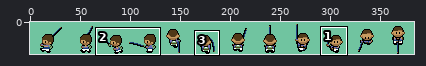
One commit to this sprite sheet: graphics/object_events/pics/people/brendan/fishing.png. Above, an overview of the earlier version with the close-up marked.
Close-up. Before the edit:
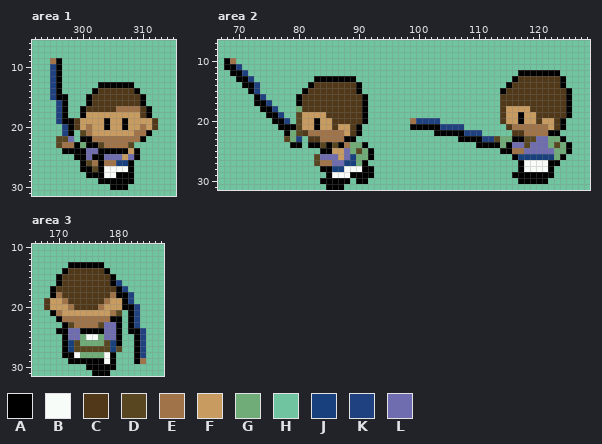
The file is 384x32 pixels. Colours within 5 levels of each other are drawn and written as one. Shown: area 1: x 292..315, y 6..31; area 2: x 67..128, y 7..31; area 3: x 166..187, y 10..31. The commit also changed other parts of the picture, which this record leaves out.
Palette (. is transparent): A #000000  B #f8fcf8  C #503818  D #584620  E #a07448  F #c89c60  G #70ac78  H #70c4a0  J #18407c  K #1f417f  L #706cb0
Pixels before, area 1, first column x 292:
 6 HHHHHHHHHHHHHHHHHHHHHHHH
 7 HHHHHHHHHHHHHHHHHHHHHHHH
 8 HHHHHHHHHHHHHHHHHHHHHHHH
 9 HHHEAHHHHHHHHHHHHHHHHHHH
10 HHHKAHHHHHHHHHHHHHHHHHHH
11 HHHKAHHHHHHHHHHHHHHHHHHH
12 HHHKAHHHHHHHHHHHHHHHHHHH
13 HHHKAHHHHHHAAAAAAHHHHHHH
14 HHHKAHHHHHACCCCCCAHHHHHH
15 HHHKAAHHHACCCCCCCCAHHHHH
16 HHHHKAHHHACCCCCCCCAHHHHH
17 HHHHKAHHACCCCCEEEECAHHHH
18 HHHHKAHHAFFFFFFFFFCAHHHH
19 HHHHKAACFFFFAFFAFFFFCHHH
20 HHHHHKACFEFFAFFAFFEFCHHH
21 HHHHHKAHDEFFFFFFFEEAHHHH
22 HHHHDDLHAAEEEEEEEEAHHHHH
23 HHHHDEEAGAADEEEEDHHHHHHH
24 HHHHHAAAALLAAAAAFAHHHHHH
25 HHHHHHHAALAALLLFLAHHHHHH
26 HHHHHHHHADEAEEJJAHHHHHHH
27 HHHHHHHHAADABBBBAHHHHHHH
28 HHHHHHHHHAAABBAAAHHHHHHH
29 HHHHHHHHHHHAAAAAAHHHHHHH
30 HHHHHHHHHHHHHAAAHHHHHHHH
31 HHHHHHHHHHHHHHHHHHHHHHHH
Pixels before, area 2, first column x 67:
 7 HHHHHHHHHHHHHHHHHHHHHHHHHHHHHHHHHHHHHHHHHHHHHHHHHHHHHHHHHHHHHH
 8 HHHHHHHHHHHHHHHHHHHHHHHHHHHHHHHHHHHHHHHHHHHHHHHHHHHHHHHHHHHHHH
 9 HHHHHHHHHHHHHHHHHHHHHHHHHHHHHHHHHHHHHHHHHHHHHHHHHHHHHHHHHHHHHH
10 HAEHHHHHHHHHHHHHHHHHHHHHHHHHHHHHHHHHHHHHHHHHHHHHHHHHHHHHHHHHHH
11 HAAKHHHHHHHHHHHHHHHHHHHHHHHHHHHHHHHHHHHHHHHHHHHHHHHHHHHHHHHHHH
12 HHAAKHHHHHHHHHHHHHHHHHHHHHHHHHHHHHHHHHHHHHHHHHHHHHAAAAAAAHHHHH
13 HHHAAKHHHHHHHHHHAAAAAAAHHHHHHHHHHHHHHHHHHHHHHHHHHACCCCCCCAHHHH
14 HHHHAAKHHHHHHHHACCCCCCCAHHHHHHHHHHHHHHHHHHHHHHHHACCCCCCCCAHHHH
15 HHHHHAKHHHHHHHACCCCCCCCAHHHHHHHHHHHHHHHHHHHHHHHACCCCCCCCCCAHHH
16 HHHHHHAKHHHHHACCCCCCCCCCAHHHHHHHHHHHHHHHHHHHHHHCCCCCCCCCCCAHHH
17 HHHHHHAAKHHHHACCCCCCCCCCAHHHHHHHHHHHHHHHHHHHHHHCCCCCCCCCCCAHHH
18 HHHHHHHAAKHHHGCCCCCCCCCCAHHHHHHHHHHHHHHHHHHHHHHCFFFFCCCCCCAHHH
19 HHHHHHHHAAKHHDFFFFCCCCCCAHHHHHHHHHHHHHHHHHHHHHHCFFAFFCCCCCAHHH
20 HHHHHHHHHAAKHDFFAFFCCCCCAHHHHHHHEKKKKHHHHHHHHHHCFFAFFCFFCAHHHH
21 HHHHHHHHHHAAADFFAFFCFFCAHHHHHHHHAAAAAKKKKHHHHHHHCEEEEEEFCAHHHH
22 HHHHHHHHHHHAGDCEEEEEEFCAHHHHHHHHHHHHAAAAAKKKHHHHHCCEEEEAAHHHHH
23 HHHHHHHHHHHDGKHCCEEEEAAHHHHHHHHHHHHHHHHHAAAAKKDGGAADDLLGGAHHHH
24 HHHHHHHHHHHHAAHAADADAEGGAHHHHHHHHHHHHHHHHHHAAAAGALLDLLLGDGAHHH
25 HHHHHHHHHHHHHHHHHAAFFLGDGAHHHHHHHHHHHHHHHHHHHHHAAEELLLLLGGAHHH
26 HHHHHHHHHHHHHHHHDLLLFLJGGAHHHHHHHHHHHHHHHHHHHHHHHAJJJJJJGAHHHH
27 HHHHHHHHHHHHHHHHDEELLJJGAHHHHHHHHHHHHHHHHHHHHHHHHHABBBBAAHHHHH
28 HHHHHHHHHHHHHHHHHAAJJBBBAAHHHHHHHHHHHHHHHHHHHHHHHHABBBBAHHHHHH
29 HHHHHHHHHHHHHHHHHHABBBAAAAHHHHHHHHHHHHHHHHHHHHHHHAAAAAAAHHHHHH
30 HHHHHHHHHHHHHHHHHAAAAAHAAHHHHHHHHHHHHHHHHHHHHHHHHHAAAAAHHHHHHH
31 HHHHHHHHHHHHHHHHHHAAAHHHHHHHHHHHHHHHHHHHHHHHHHHHHHHHHHHHHHHHHH
Pixels before, area 3, first column x 166:
10 HHHHHHHHHHHHHHHHHHHHHH
11 HHHHHHHHHHHHHHHHHHHHHH
12 HHHHHHHHHHHHHHHHHHHHHH
13 HHHHHHAAAAAAHHHHHHHHHH
14 HHHHHACCCCCCAHHHHHHHHH
15 HHHHACCCCCCCCAHHHHHHHH
16 HHHHACCCCCCCCAKHHHHHHH
17 HHHACCCCCCCCCCAKHHHHHH
18 HHHAECCCCCCCCEAAKHHHHH
19 HHCFFECCCCCCEFFAKHHHHH
20 HHCFFFECCCCEFFFAAKHHHH
21 HHHAEFFFFFFFFEDHAKHHHH
22 HHHHAEEEEEEEEAAHAKHHHH
23 HHHHHADEEEEDLLAHAKHHHH
24 HHHHAALLAAAALLAHAAKHHH
25 HHHHHALLGBBGLLAHHAKHHH
26 HHHHHAJDGGGGDJAHHAKHHH
27 HHHHHAJDDDDDDJDHHAKHHH
28 HHHHHAABGGGGBAHHHAKHHH
29 HHHHHHAAAAAABAHHHAEHHH
30 HHHHHHHHHAAAAAHHHHHHHH
31 HHHHHHHHHHAAAHHHHHHHHH
Once edited:
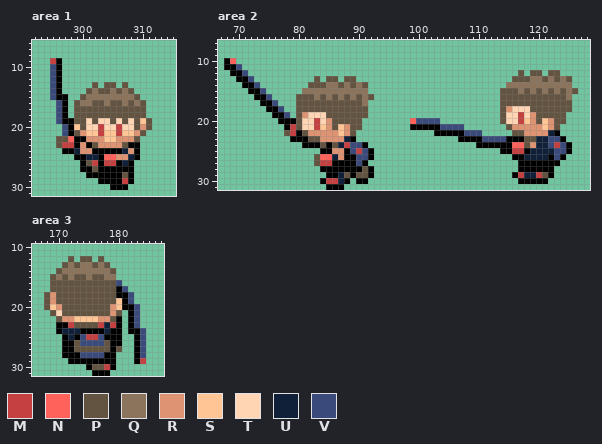
Colours new in this view: M #c54141  N #ff625a  P #635341  Q #8b745b  R #de9473  S #ffc594  T #ffd5b4  U #102039  V #394a7b
What changed:
Area 1:
y 9: x 295 E -> M
y 10..12: x 295 K -> V
y 13: x 295 K -> V; x 302..308 HAAAAAA -> PHPPHPH
y 14: x 295 K -> V; x 301..309 HACCCCCCA -> PQPPQPQPH
y 15: x 295 K -> V; x 300..310 HACCCCCCCCA -> PQQQQQQQQPH
y 16: x 296 K -> V; x 299..310 HHACCCCCCCCA -> PQQPPQPPQPQP
y 17: x 296 K -> V; x 299..311 HACCCCCEEEECA -> PPPPPPPPPPPPH
y 18: x 296 K -> V; x 299..311 HAFFFFFFFFFCA -> PPPPPPPPPPPPH
y 19: x 296 K -> V; x 299..312 CFFFFAFFAFFFFC -> PPTPTTPTPTPSPH
y 20: x 297 K -> V; x 299..312 CFEFFAFFAFFEFC -> SPTTMTTMTTPRPH
y 21: x 297 K -> V; x 299..311 HDEFFFFFFFEEA -> PRSSMSSMSSRPH
y 22: x 296..299 DDLH -> PPNA; x 301..310 AEEEEEEEEA -> RRRSSRRRPH
y 23: x 296..298 DEE -> PMM; x 300 G -> R; x 302..309 ADEEEEDH -> PRRRRPAA
y 24: x 299..302 AALL -> URRA; x 307..308 AF -> UR
y 25: x 301..302 LA -> UU; x 304..308 LLLFL -> NNRRU
y 26: x 301..302 DE -> PM; x 304..307 EEJJ -> MMAU
y 27: x 302 D -> P; x 304..307 BBBB -> AAAA
y 28: x 304..305 BB -> AA; x 307 A -> P
y 29: x 307 A -> M
Area 2:
y 10: x 69 E -> N
y 11: x 70 K -> V
y 12: x 71 K -> V; x 117..123 AAAAAAA -> PHPPHPP
y 13: x 72 K -> V; x 83..89 AAAAAAA -> PHPPHPP; x 116..125 ACCCCCCCAH -> PPPQQPQPQP
y 14: x 73 K -> V; x 82..91 ACCCCCCCAH -> PPPQQPQPQP; x 115..125 ACCCCCCCCAH -> QQQQQQQQQQQ
y 15: x 73..74 KH -> AV; x 81..91 ACCCCCCCCAH -> QQQQQQQQQQQ; x 114..126 ACCCCCCCCCCAH -> PPPQPQPQPQPQP
y 16: x 74..75 KH -> AV; x 80..92 ACCCCCCCCCCAH -> PPPQPQPQPQPQP; x 114..125 CCCCCCCCCCCA -> PPPPPPPPPPPQ
y 17: x 73 A -> H; x 75..76 KH -> AV; x 80..91 ACCCCCCCCCCA -> PPPPPPPPPPPQ; x 114..125 CCCCCCCCCCCA -> PPPPPPPPPPPP
y 18: x 74 A -> H; x 76..77 KH -> AV; x 80..91 GCCCCCCCCCCA -> PPPPPPPPPPPP; x 114..125 CFFFFCCCCCCA -> PRTTTPPPPPPP
y 19: x 75 A -> H; x 77..78 KH -> AV; x 80..91 DFFFFCCCCCCA -> PRTTTPPPPPPP; x 114..125 CFFAFFCCCCCA -> PTTMTRPPPPPH
y 20: x 76 A -> H; x 78..91 KHDFFAFFCCCCCA -> AAPTTMTRPPPPPH; x 99..103 EKKKK -> NVVVV; x 114..124 CFFAFFCFFCA -> PTTMSRPSRPP
y 21: x 77 A -> H; x 79..90 ADFFAFFCFFCA -> MPTTMSRPSRPP; x 104..107 KKKK -> VVVV; x 115..124 CEEEEEEFCA -> PRRRRRSRPH
y 22: x 78..90 AGDCEEEEEEFCA -> PMAPRRRRRSRPH; x 108..110 KKK -> VVV; x 116..122 CCEEEEA -> PPRRRRU
y 23: x 78..88 DGKHCCEEEEA -> HAAAPPRRRRU; x 111..115 KKDGG -> VVVVA; x 118..123 DDLLGG -> PPUUVV
y 24: x 79..81 AAH -> HHA; x 84 D -> P; x 86..90 DAEGG -> PUMVV; x 114 G -> A; x 116..124 LLDLLLGDG -> NNPRUUVMV
y 25: x 86..91 FFLGDG -> RRAVMV; x 116..124 EELLLLLGG -> MMAUUUUVV
y 26: x 83..91 DLLLFLJGG -> PNNURAAVV; x 117..123 JJJJJJG -> AUUUUAV
y 27: x 83..90 DEELLJJG -> PMMAAAAV; x 118..121 BBBB -> AAAA
y 28: x 86..91 JJBBBA -> AAAAAP; x 118..121 BBBB -> AAAA
y 29: x 86..88 BBB -> AUP; x 90..91 AA -> PP; x 117..121 AAAAA -> MUUMP
y 30: x 85..87 AAA -> MMU
Area 3:
y 12: x 172 H -> P; x 174..175 HH -> PP; x 177 H -> P
y 13: x 171..178 HAAAAAAH -> PQPQQPQP
y 14: x 170..179 HACCCCCCAH -> PQQQQQQQQP
y 15: x 169..179 HACCCCCCCCA -> PQPQPPQPPQQ
y 16: x 169..180 HACCCCCCCCAK -> PPPPPPPPPPPV
y 17: x 169..179 ACCCCCCCCCC -> PPPPPPPPPPP; x 181 K -> V
y 18: x 168..179 HAECCCCCCCCE -> PRPPPPPPPPPP; x 182 K -> V
y 19: x 168..180 CFFECCCCCCEFF -> PRPPPPPPPPPPS; x 182 K -> V
y 20: x 168..180 CFFFECCCCEFFF -> PSRPPPPPPPPRS; x 183 K -> V
y 21: x 169..180 AEFFFFFFFFED -> PTPPPPPPPPRP; x 183 K -> V
y 22: x 170..179 AEEEEEEEEA -> PRRSSSSRRP; x 183 K -> V
y 23: x 170 H -> A; x 172..179 DEEEEDLL -> MPPPPMUM; x 183 K -> V
y 24: x 171..173 ALL -> UUU; x 178..179 LL -> UA; x 184 K -> V
y 25: x 172..179 LLGBBGLL -> UAVMMVAA; x 184 K -> V
y 26: x 172..179 JDGGGGDJ -> APVVVVPA; x 184 K -> V
y 27: x 172..180 JDDDDDDJD -> APPPPPPAP; x 184 K -> V
y 28: x 173..178 BGGGGB -> AVVVVA; x 184 K -> V
y 29: x 178 B -> A; x 184 E -> M
y 30: x 176..178 AAA -> PPM
Pixel boxes of the changes (left, top, right, bottom) in both close-ups:
changed: (50, 58, 158, 184)
changed: (230, 58, 374, 184)
changed: (410, 70, 578, 178)
changed: (44, 256, 146, 370)
